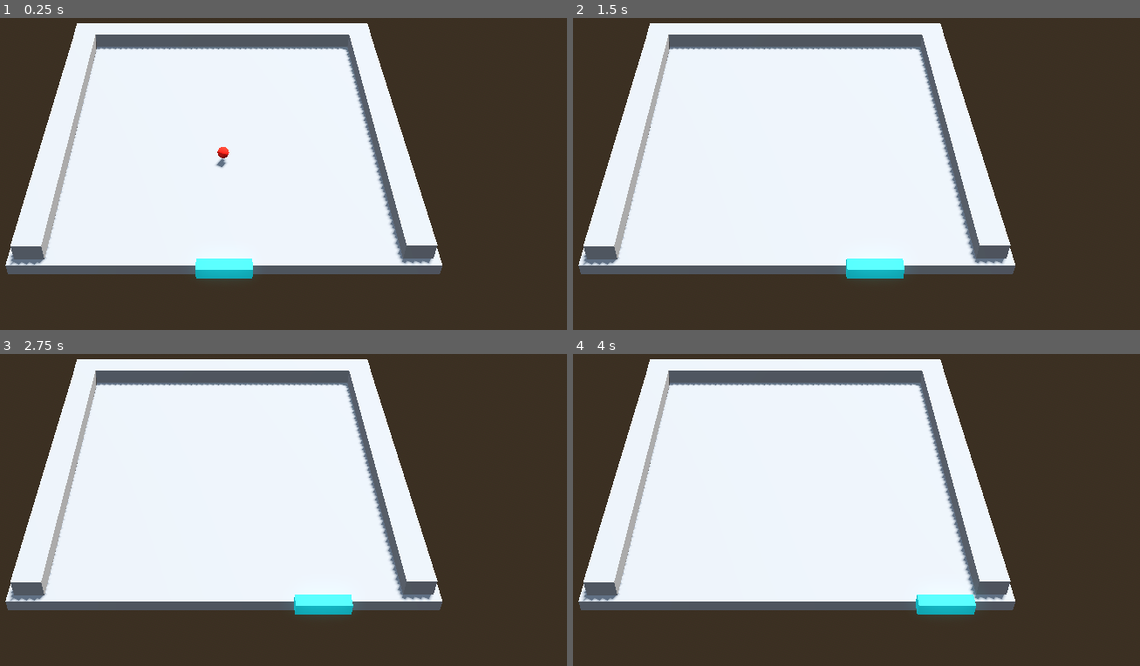
Above: before the commit, frames 1-4 (two rows, left to right).
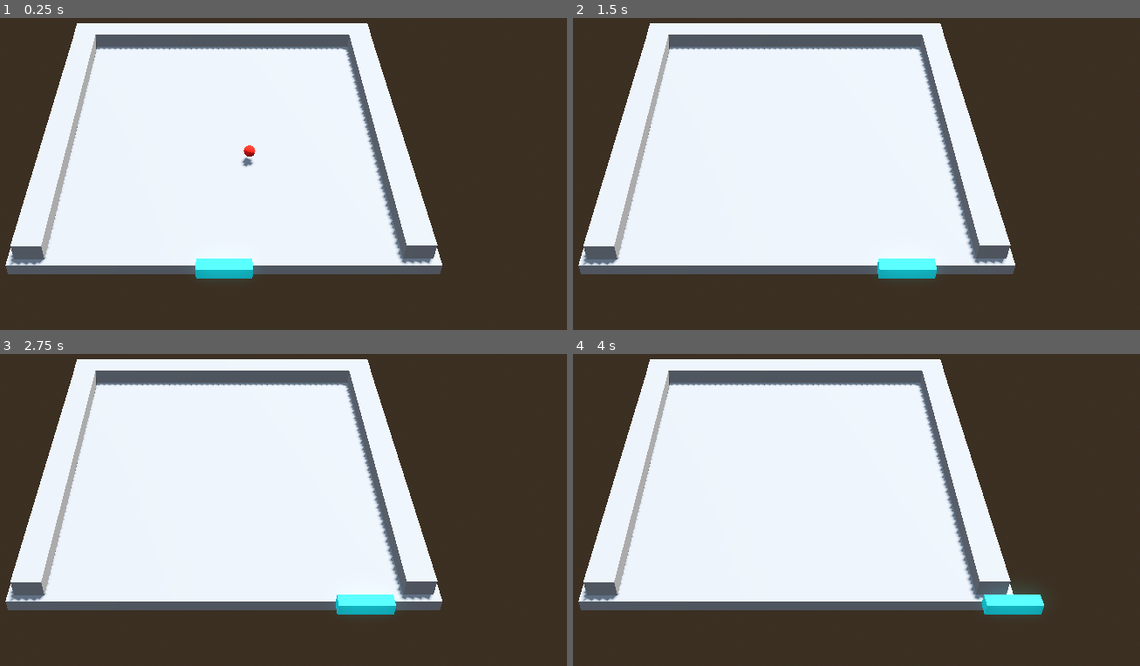
Above: after the commit, the same moments.

Repository: marrqqss/VJ-3D-Game
Game: Godot game, scene res://scenes/main.tscn
Same seed, same stepped clock (60 frames per second), same inputs: the game is played once before the commit and once after it.
Inputs:
- Up to frame 1 (0.25 s): no input
- Up to frame 2 (1.5 s): hold Right (ui_right) 0.53-1.28 s; hold Left (ui_left) from 1.28 s (still down)
- Up to frame 3 (2.75 s): release Left (ui_left) at 2.03 s; hold Right (ui_right) from 2.03 s (still down)
- Up to frame 4 (4 s): release Right (ui_right) at 3.53 s; hold Left (ui_left) from 3.53 s (still down)

The runs differ from the first frame. In frame 1, 0.2% of the frame differs, in the area x 38-46%, y 40-49%; in frame 2, 0.7%; in frame 3, 1.0%; in frame 4, 1.4%, in the area x 60-84%, y 76-84%.

Commit message:
working ball bounce controlled by code

Diff:
--- a/project.godot
+++ b/project.godot
@@ -14,3 +14,7 @@
 run/main_scene="uid://c30dphr7gin8d"
 config/features=PackedStringArray("4.4", "Forward Plus")
 config/icon="res://icon.svg"
+
+[global_group]
+
+Player=""
--- a/scenes/ball.tscn
+++ b/scenes/ball.tscn
@@ -1,10 +1,6 @@
-[gd_scene load_steps=5 format=3 uid="uid://d0ekue5jle6kp"]
+[gd_scene load_steps=4 format=3 uid="uid://d0ekue5jle6kp"]
 
 [ext_resource type="Script" uid="uid://c3quu267qxuh" path="res://scripts/ball.gd" id="1_7s4qf"]
-
-[sub_resource type="PhysicsMaterial" id="PhysicsMaterial_n1dj2"]
-friction = 0.0
-bounce = 1.0
 
 [sub_resource type="StandardMaterial3D" id="StandardMaterial3D_n1dj2"]
 vertex_color_use_as_albedo = true
@@ -12,10 +8,8 @@
 
 [sub_resource type="SphereShape3D" id="SphereShape3D_7s4qf"]
 
-[node name="Ball" type="RigidBody3D"]
+[node name="Ball" type="CharacterBody3D"]
 axis_lock_linear_y = true
-physics_material_override = SubResource("PhysicsMaterial_n1dj2")
-gravity_scale = 0.0
 script = ExtResource("1_7s4qf")
 
 [node name="CSGSphere3D" type="CSGSphere3D" parent="."]
--- a/scenes/player.tscn
+++ b/scenes/player.tscn
@@ -10,11 +10,12 @@
 [sub_resource type="BoxShape3D" id="BoxShape3D_u8vuu"]
 size = Vector3(4, 1, 1)
 
-[node name="Player" type="CharacterBody3D"]
+[node name="Player" type="CharacterBody3D" groups=["Player"]]
 axis_lock_linear_y = true
 axis_lock_linear_z = true
 motion_mode = 1
 script = ExtResource("1_3vyb7")
+SPEED = 15.0
 
 [node name="CSGBox3D" type="CSGBox3D" parent="."]
 material_override = SubResource("StandardMaterial3D_3vyb7")
--- a/scripts/ball.gd
+++ b/scripts/ball.gd
@@ -1,16 +1,38 @@
-extends RigidBody3D
+extends CharacterBody3D
 
-const SPEED = 20
+@export var SPEED: float = 20.0
+@export var BOUNCE: float = 1.0
 
-# Called when the node enters the scene tree for the first time.
+# Direction the ball is moving in world space
+var direction: Vector3 = Vector3(0.5, 0, 1)
+
 func _ready() -> void:
-	#the velocity of a rigidbody can be defined with the variable "linear_velocity"
-	linear_velocity = Vector3(0,0,1) * SPEED
-
-# Called every frame. 'delta' is the elapsed time since the previous frame.
-func _process(delta: float) -> void:
-	pass
+	# Initialize the built‑in velocity
+	velocity = direction * SPEED
 
 func _physics_process(delta: float) -> void:
-	if linear_velocity.length() != SPEED:
-		linear_velocity = linear_velocity.normalized() * SPEED
+	direction = direction.normalized()
+	velocity = direction * SPEED
+	move_and_slide()
+
+	var col = get_last_slide_collision()
+	if col:
+		var collider = col.get_collider()
+		if collider.is_in_group("Player"):
+			print("Player")
+			var local_hit_pos = col.get_position() - collider.global_transform.origin
+			var paddle_width = collider.get_node("CollisionShape3D").shape.extents.x
+
+			# Calculate horizontal factor: -1 (left) to +1 (right)
+			var factor = clamp(local_hit_pos.x / paddle_width, -1, 1)
+
+			# Arcade bounce: influence x direction based on hit position
+			direction.x = factor
+			direction.z = -abs(direction.z)  # Force the ball to go upward
+
+			direction = direction.normalized()
+		else:
+			# Default physics bounce
+			direction = direction.bounce(col.get_normal()) * BOUNCE
+
+		velocity = direction * SPEED
--- a/scripts/player.gd
+++ b/scripts/player.gd
@@ -1,8 +1,7 @@
 extends CharacterBody3D
 
-
-const SPEED = 10.0
-
+# Export allows to control the variable value in inspector
+@export var SPEED = 10.0
 
 func _physics_process(delta: float) -> void:
 
